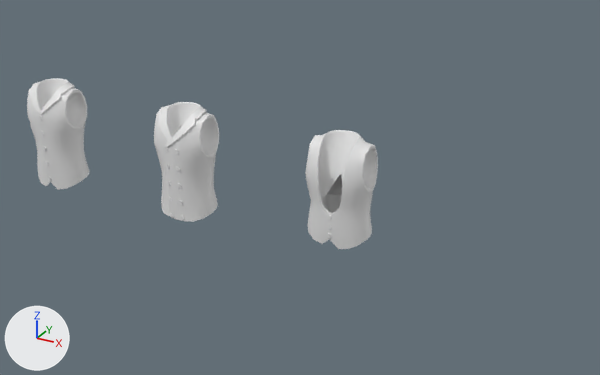
One commit to the Blender file Attires/Attires_Layerwear1/Attires_Layerwear1_ALL.blend: the scene before it, then after it.
One viewpoint serves both versions: a 50 mm camera at (3.76, -3.64, 3.01) aimed at (1.71, 0.08, 1.15). Every picture has the same lights, and +X, +Y and +Z are marked at lower left.

The first picture shows 'Attire_Layerwear1_VestDoublebreasted', 'Attire_Layerwear1_VestSinglebreasted', 'Attire_Layerwear1_VestTailcoat'.
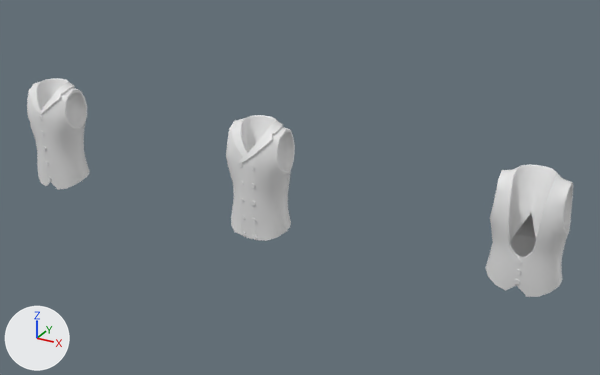
What changed in the scene script:
```text
Change ob_attire_layerwear1_vestdoublebreasted:
    ob_attire_layerwear1_vestdoublebreasted.location: (1.0, 0.0, 0.0) -> (1.5, 0.0, 0.0)
Change ob_attire_layerwear1_vesttailcoat:
    ob_attire_layerwear1_vesttailcoat.location: (2.0, 0.0, 0.0) -> (3.0, 0.0, 0.0)
```

Changed parts and their boxes (x1, y1, x2, y2) in the pictures (600 x 375 px):
'Attire_Layerwear1_VestTailcoat', moved
    before: (305, 130, 378, 249)
    after: (485, 164, 573, 297)
'Attire_Layerwear1_VestDoublebreasted', moved
    before: (154, 102, 219, 222)
    after: (226, 115, 295, 241)
